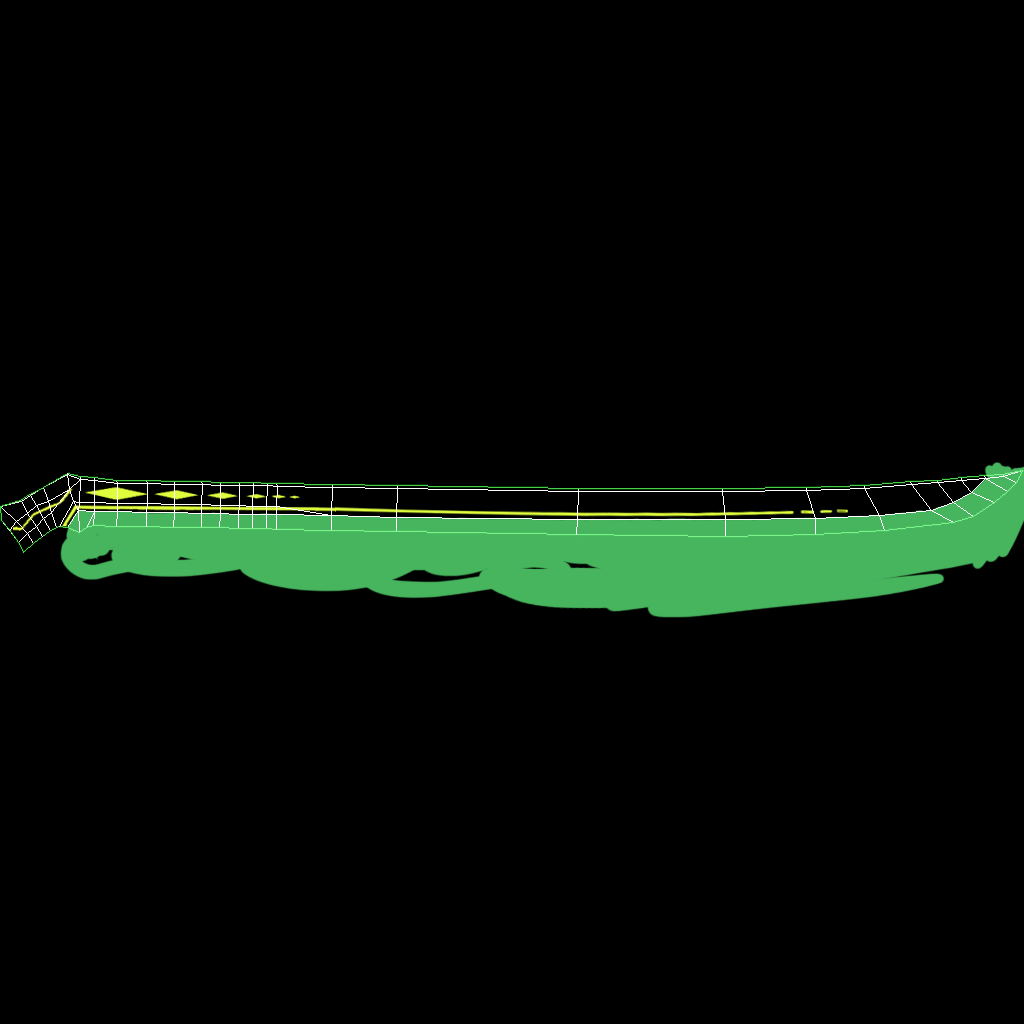
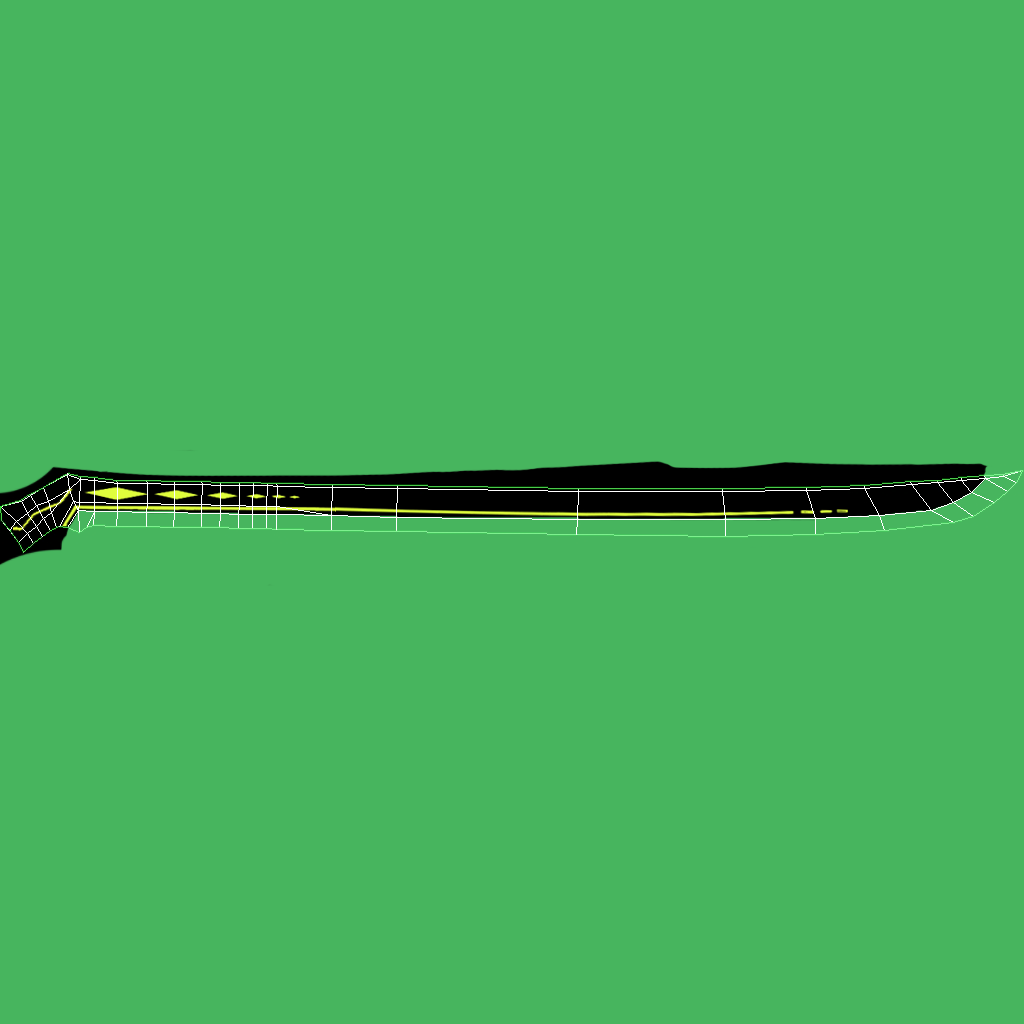
Two versions of the same layered image (1024 × 1024). Layer-by-layer changes:
painted on "刃" over [0, 0, 1024, 1024]
